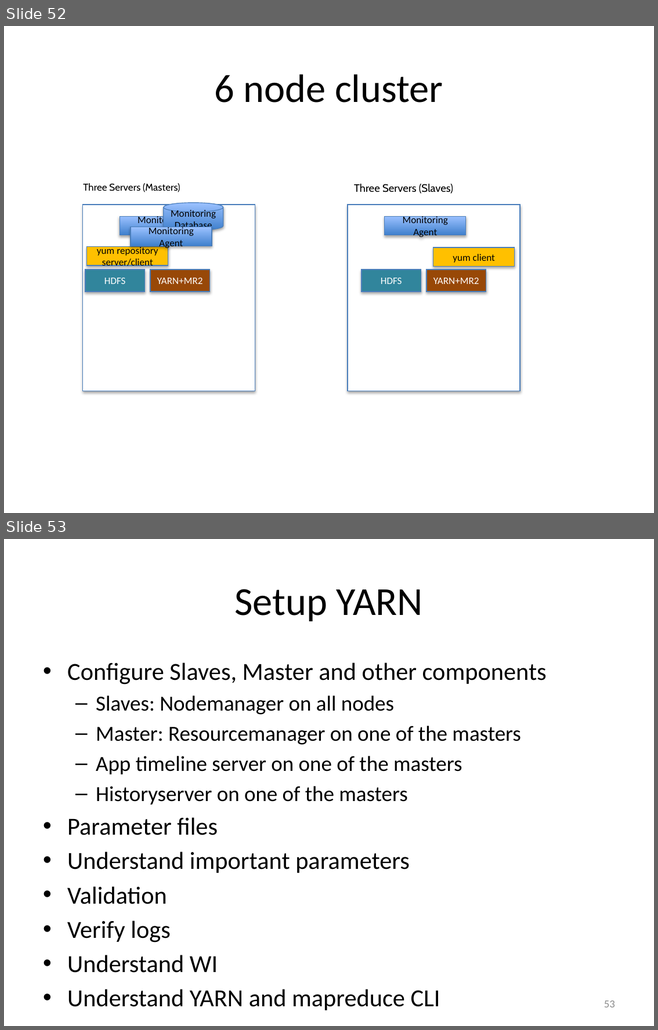
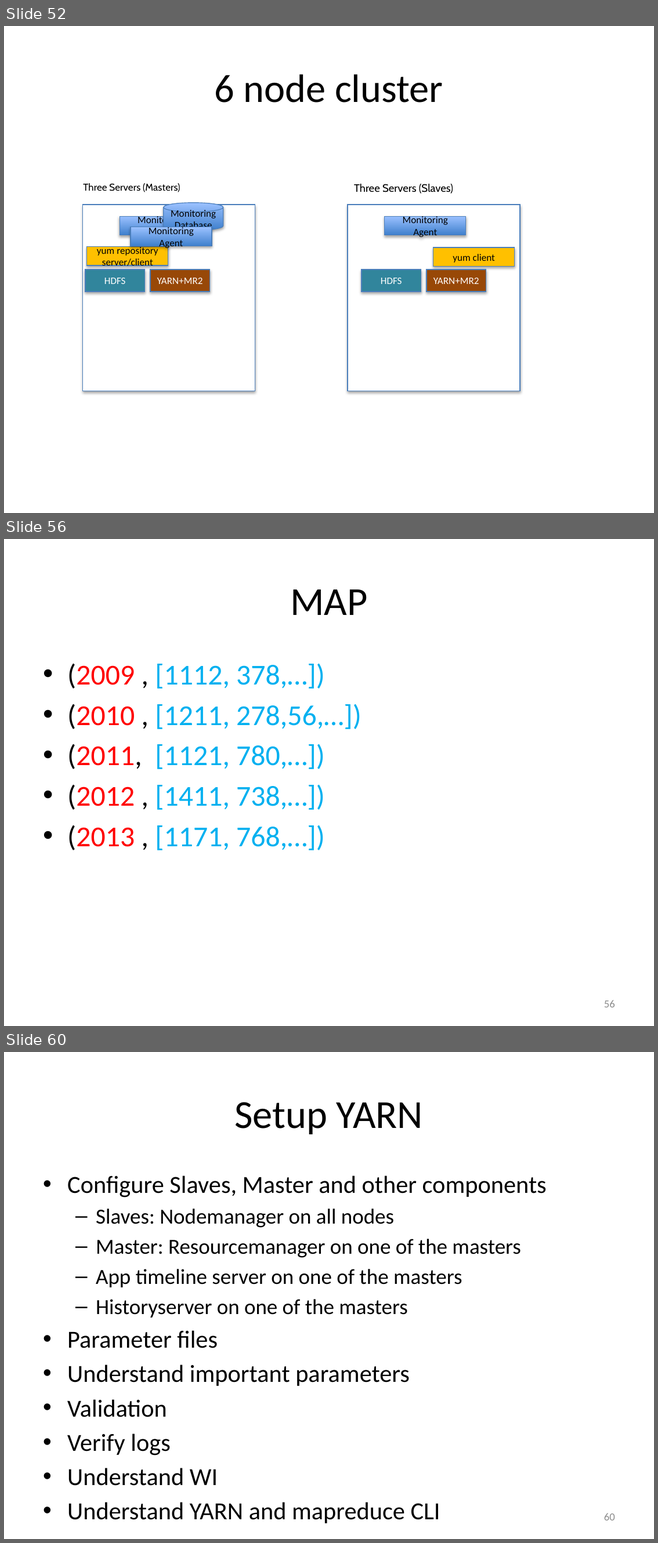
Before and after one commit to rakeshtds/HadoopCoreDev, a slide deck: ppts/SetupHadoopCoreComponents.pptx. Shown one above the other, each under a label of ours: slides 52 and 53 before the commit, slides 52, 56 and 60 after it; the slides between them are not shown. The pictures are 658x1030 and 658x1543 pixels, drawn with LibreOffice and Linux fonts; fonts in the diff are those of the drawing. Boxes give left, top, right and bottom in pixels: in the first picture for what was removed or moved away, otherwise in the second. Text is boxed around its words. In the diff, an @@ line names an element or a change of style, - is before the commit and + after.

```diff
--- a/ppts/SetupHadoopCoreComponents.pptx
+++ b/ppts/SetupHadoopCoreComponents.pptx
@@ slide 56 added at <box>4,539,654,1026</box>, background #FFFFFF @@
@@ title added at <box>290,589,367,615</box>, 44 pt, text #000000 @@
+MAP
@@ text added at <box>67,663,361,850</box>, 32 pt, text #00B0F0 @@
+• (2009 , [1112, 378,…])
+• (2010 , [1211, 278,56,…])
+• (2011, [1121, 780,…])
+• (2012 , [1411, 738,…])
+• (2013 , [1171, 768,…])
@@ page number added at <box>604,1000,615,1008</box>, 12 pt, text #8C8C8C @@
+56
@@ what was slide 53 is now slide 60 @@
@@ page number at <box>604,1513,615,1521</box>: text changed @@
-53
+60
```
Also in this commit, not shown: 6 other slides added, 19 other files.
